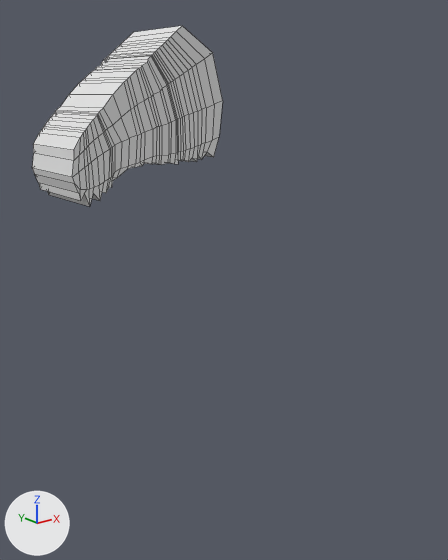
The Blender file dragon v2.blend as it was, and as the next commit left it.
One viewpoint serves both versions: a 50 mm camera at (-2.851, -1.644, 1.252) aimed at (-0.416, 1.401, 0.034). The axes (+X, +Y, +Z) are drawn at lower left. The lights are the same throughout. Mesh edges are drawn as thin lines.
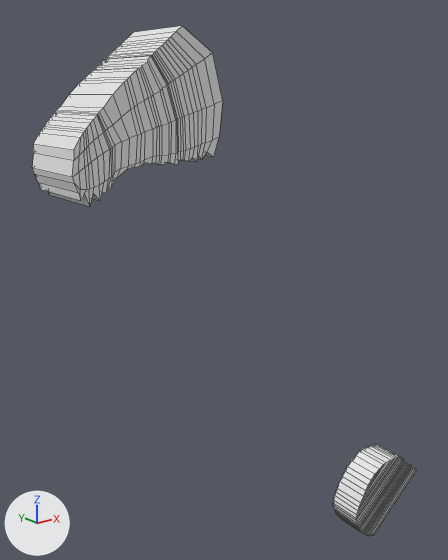
Boxes (x1, y1, x2, y2) around the edits, measured in the pictures (448 x 560 px):
'Cube.001', added: after (333, 444, 416, 536)

What the commit changed:
Mesh me_cube is new.
It has 116 vertices, 114 faces and spans x -4.2..4.5, y -1.0..1.0, z -55.5..1.5.
Object 'Cube.001' (ob_cube_001) is new; it shows me_cube.
Its location is (-0.552, 0.0, -0.524).
Its scale is (0.0549, -0.0742, 0.00704).
